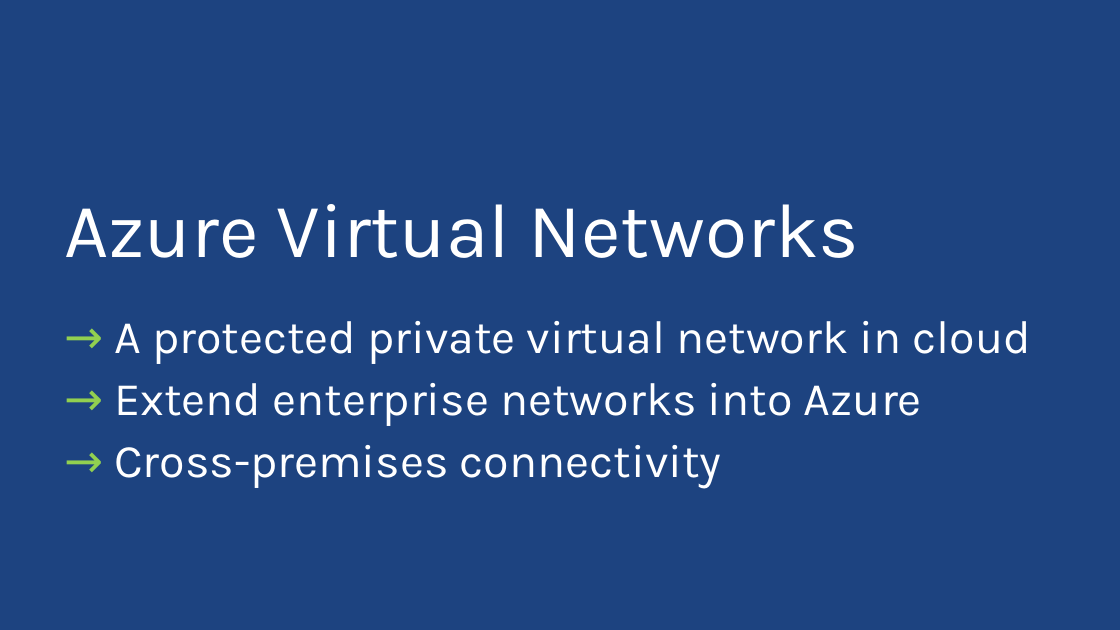
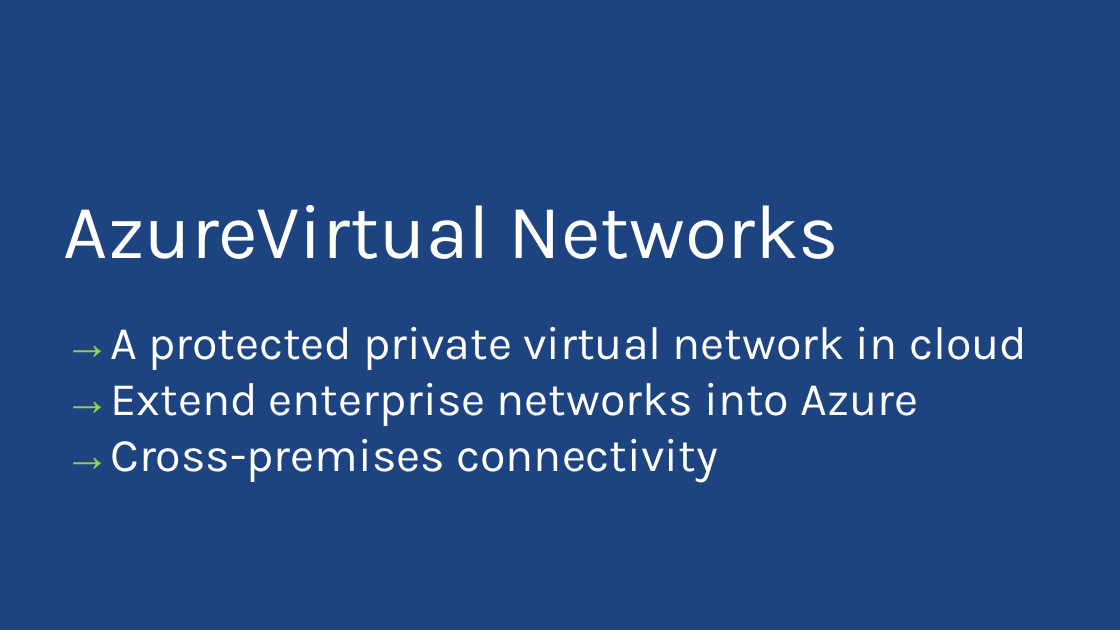
Before and after one commit to ThessalonikiNet-MeetUp/globalazurebootcamp2015, a slide deck: slide 18 of Nikos Tzelvenzis - Azure IaaS/Presentation/IaaS.pptx (slide 41 before the commit). Drawn at 1120x630 pixels with LibreOffice and Linux fonts; fonts in the diff are those of the drawing; background and template pictures are left out. Boxes give left, top, right and bottom in pixels: in the first picture for what was removed or moved away, otherwise in the second. Text is boxed around its words. In the diff, an @@ line names an element or a change of style, - is before the commit and + after.

```diff
--- a/Nikos Tzelvenzis - Azure IaaS/Presentation/IaaS.pptx
+++ b/Nikos Tzelvenzis - Azure IaaS/Presentation/IaaS.pptx
@@ text at (64,205,838,259): text changed @@
-Azure Virtual Networks
+AzureVirtual Networks
@@ text at (64,327,1027,482): text changed @@
-→ A protected private virtual network in cloud
-→ Extend enterprise networks into Azure
-→ Cross-premises connectivity
+→A protected private virtual network in cloud
+→Extend enterprise networks into Azure
+→Cross-premises connectivity
```
Also in this commit, not shown: 19 other slides changed, 2 slides added, 25 slides removed, 10 other files.
